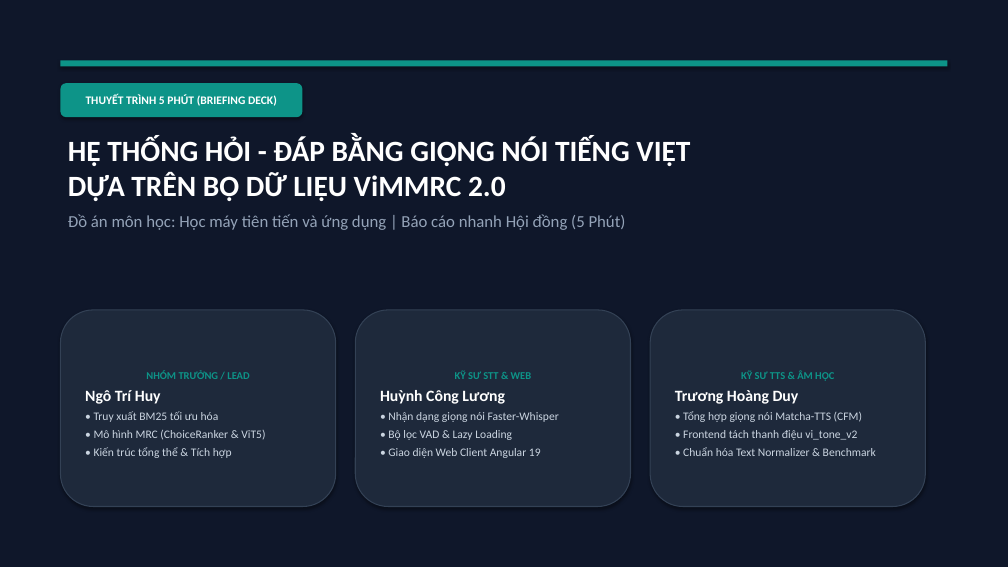
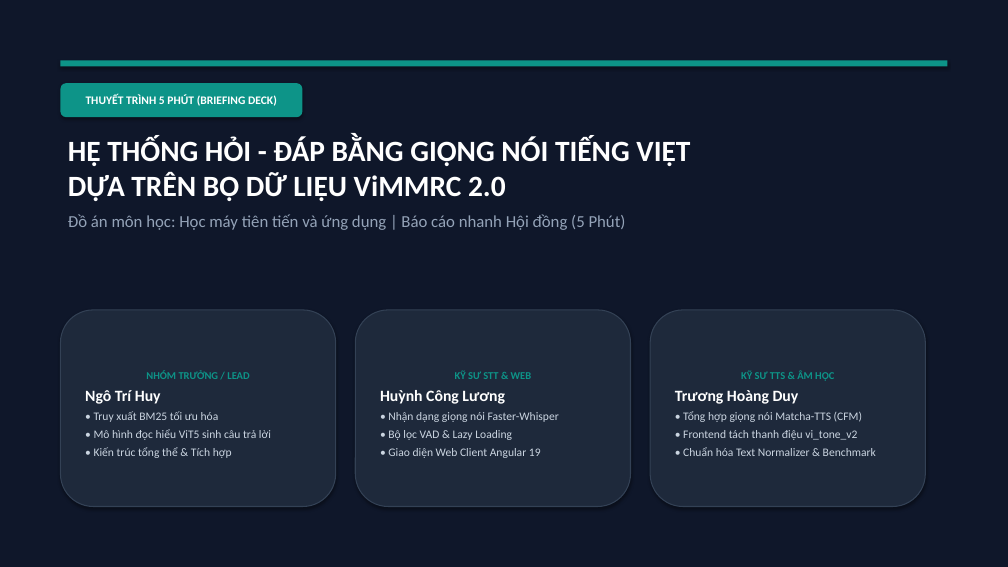
Before and after one commit to ngohuy04022000/vimmrc-qa-voice, a slide deck: slide 1 of docs/ViMMRC_Presentation_5min.pptx. Drawn at 1008x567 pixels with LibreOffice and Linux fonts; fonts in the diff are those of the drawing. Boxes give left, top, right and bottom in pixels: in the first picture for what was removed or moved away, otherwise in the second. Text is boxed around its words. In the diff, an @@ line names an element or a change of style, - is before the commit and + after.

```diff
--- a/docs/ViMMRC_Presentation_5min.pptx
+++ b/docs/ViMMRC_Presentation_5min.pptx
@@ text in rounded rectangle at (94, 429, 271, 440): text changed @@
-• Mô hình MRC (ChoiceRanker & ViT5)
+• Mô hình đọc hiểu ViT5 sinh câu trả lời
```
Also in this commit, not shown: 4 other slides changed, 17 other files.
